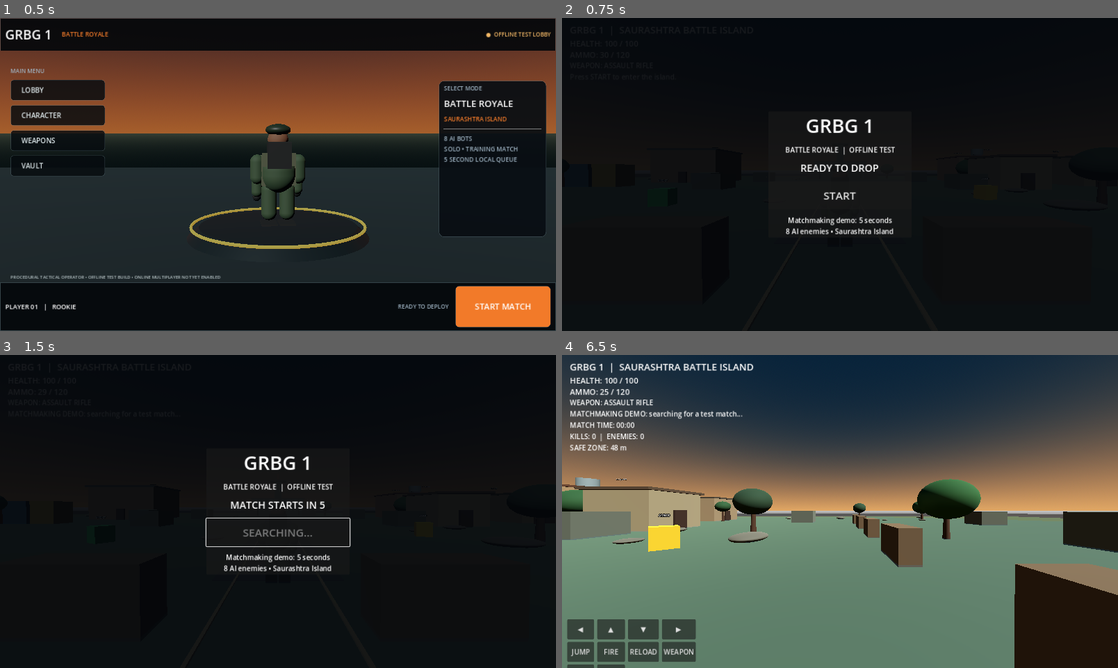
Above: before the commit, frames 1-4 (two rows, left to right).
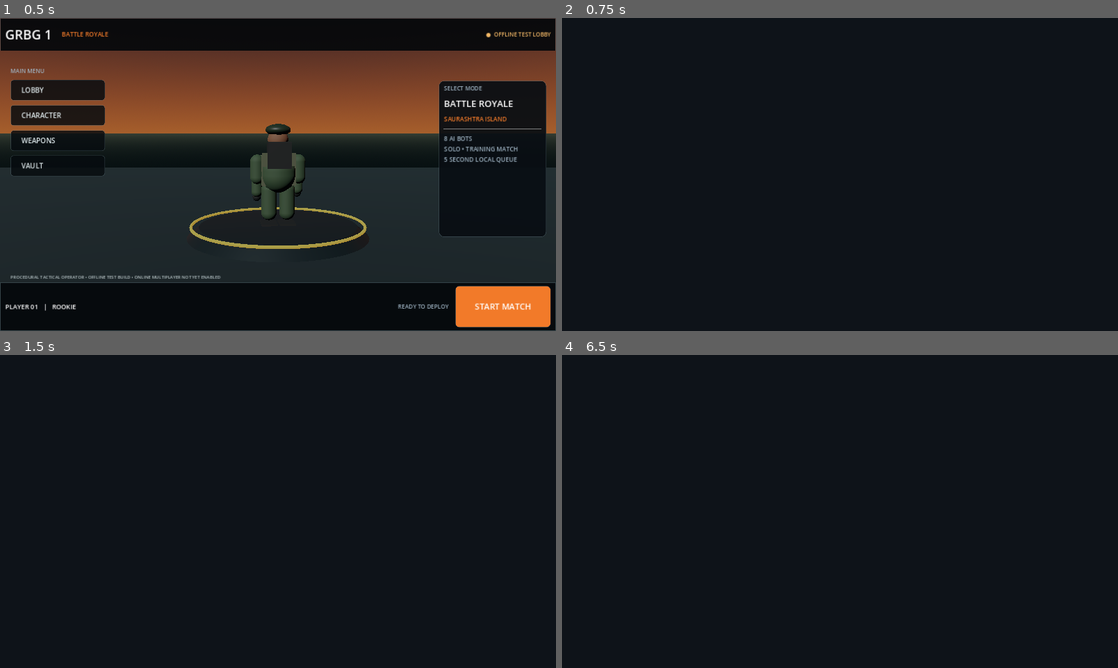
Above: after the commit, the same moments.

Repository: rakeshbaraiya365-afk/GRGB1
Game: Godot game, scene res://scenes/lobby.tscn
The game is run twice, just before and just after one commit, with the same random seed, the same clock (stepped at 60 frames per second) and the same inputs.
Inputs (mouse positions are in pixels of both pictures, inside the frame that each line leads up to):
- Up to frame 1 (0.5 s): no input
- Up to frame 2 (0.75 s): click "START MATCH" at 0.5 s
- Up to frame 3 (1.5 s): click (278, 533) at 1.25 s, where only the run before the commit has a clickable "START"
- Up to frame 4 (6.5 s): tap Enter at 2, 3.5, 5 s; move the mouse to (962, 495) at 2.02 s; hold D (move_right) 2.03-2.75 s; click (962, 495) at 2.1 s; tap Space (jump) at 2.27, 2.75, 4.25, 5.27, 5.75 s; drag from (728, 527) to (812, 574) at 2.77 s; move the mouse to (895, 442) at 3.52 s; hold D (move_right) 3.53-4.25 s; tap V (toggle_camera) at 3.6 s; drag from (812, 574) to (673, 464) at 4.27 s; move the mouse to (1006, 558) at 5.02 s; hold A (move_left) 5.03-5.75 s; hold Shift (sprint) 5.03-5.75 s; drag from (673, 464) to (756, 433) at 5.77 s

Frame 1 is identical in both runs. In frame 2, 1.3% of the frame differs, in the area x 40-60%, y 32-70%; in frame 3, 1.7%; in frame 4, 92%, in the area x 0-100%, y 0-100%.
Error before the commit: Invalid assignment of property or key 'visible' with value of type 'bool' on a base object of type 'null instance'. (res://scripts/main.gd:341)
Error after the commit: Parse Error: Cannot infer the type of "headshot" variable because the value doesn't have a set type. (res://scripts/main.gd:402)

Commit message:
Add headshot damage bonus and combat feedback

Diff:
--- a/scripts/main.gd
+++ b/scripts/main.gd
@@ -397,8 +397,13 @@
 		return
 	var collider: Object = hit.get("collider")
 	if collider != null and collider.has_method("apply_damage"):
-		collider.apply_damage(damage)
-		status_label.text = "HIT! Enemy took %d damage." % damage
+		var final_damage := damage
+		var hit_position: Vector3 = hit.get("position", Vector3.ZERO)
+		var headshot := collider is GRBGEnemy and hit_position.y > collider.global_position.y + 1.55
+		if headshot:
+			final_damage = roundi(float(damage) * 1.5)
+		collider.apply_damage(final_damage)
+		status_label.text = "HEADSHOT! %d DAMAGE" % final_damage if headshot else "HIT! ENEMY TOOK %d DAMAGE." % final_damage
 
 func _on_enemy_defeated(enemy: Node3D) -> void:
 	kills += 1
